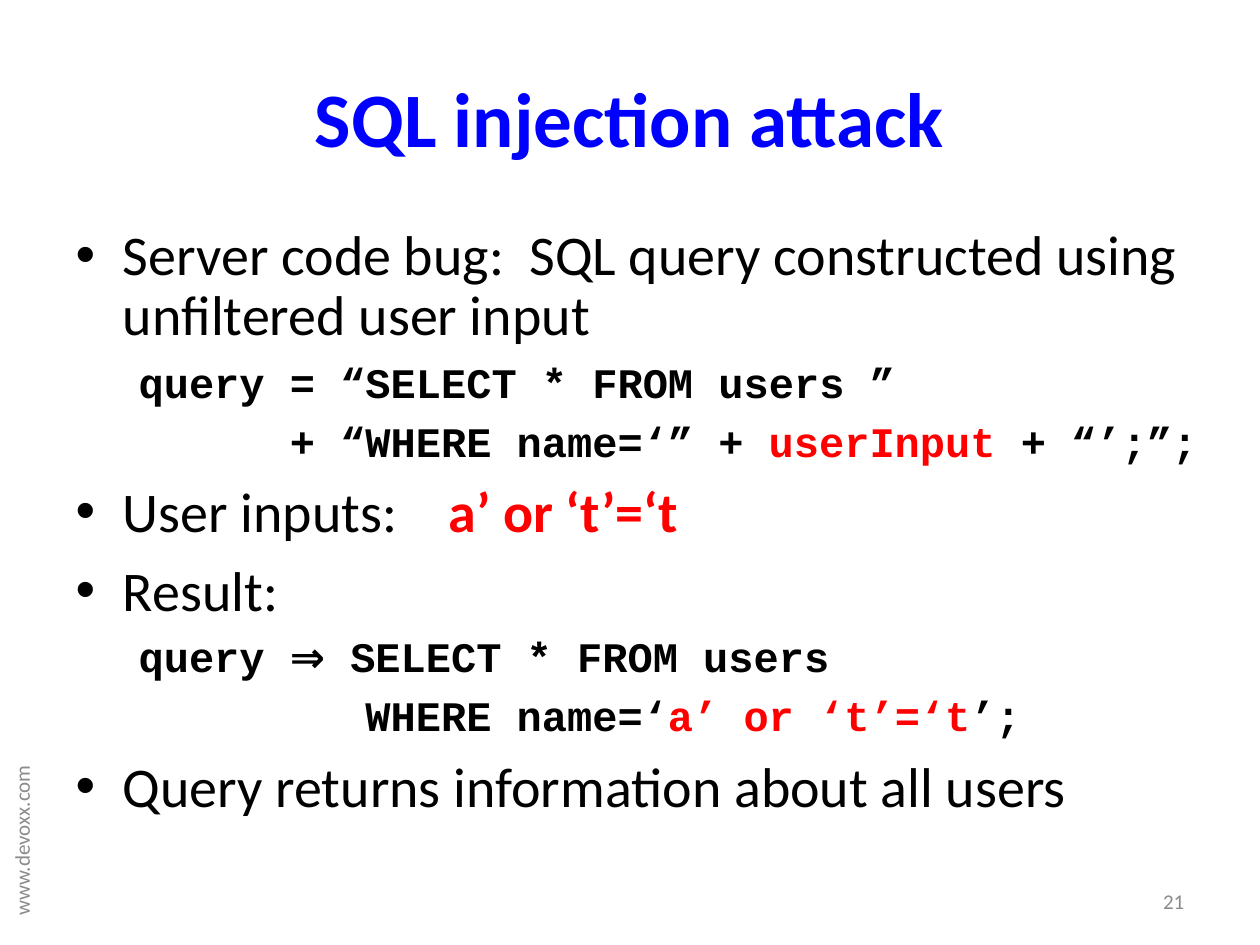
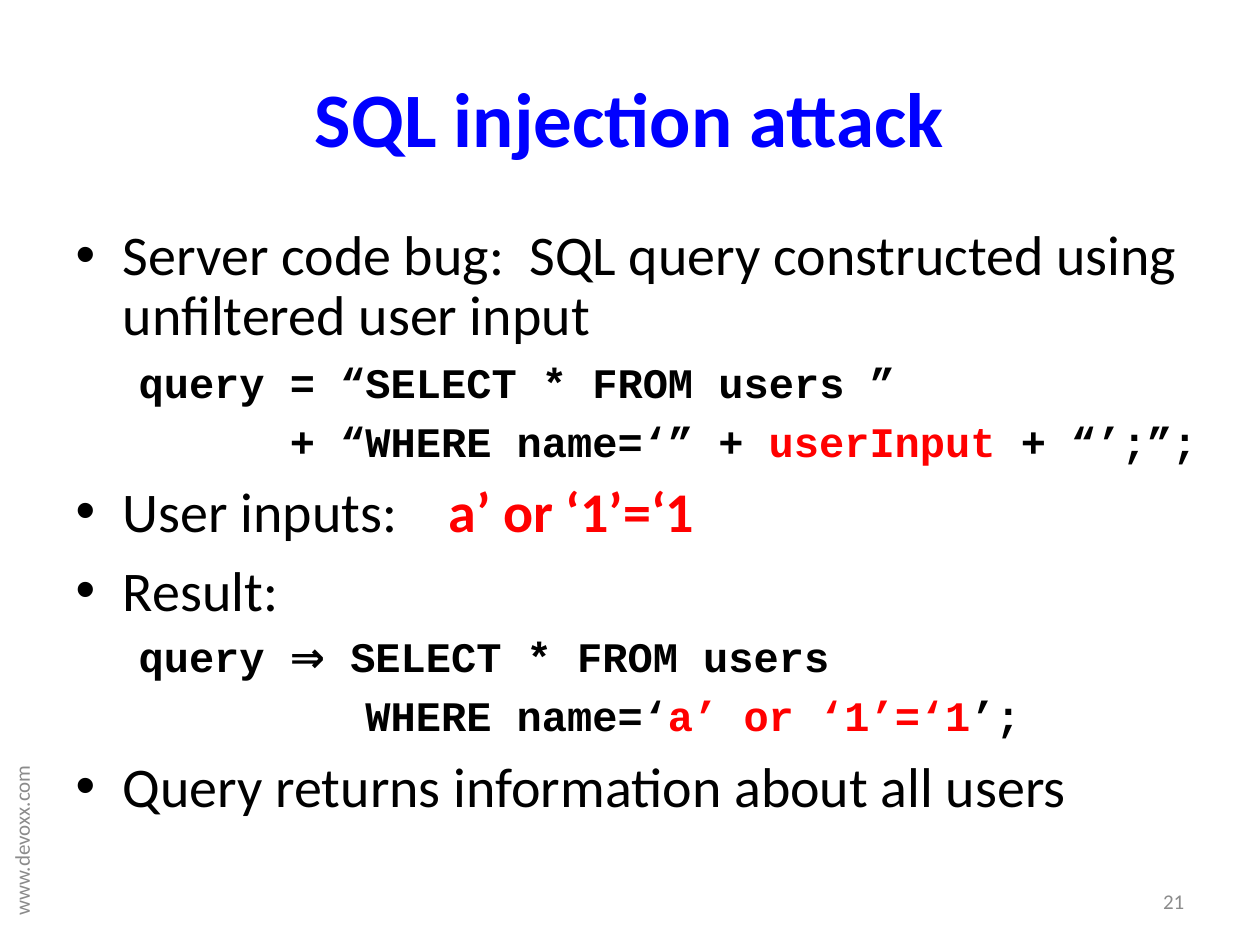
Before and after one commit to reprogrammer/checker-framework, a slide deck: slide 21 of demos/nonnull-interned-demo/checkers-demo-200911-devoxx.pptx. Drawn at 1260x945 pixels with LibreOffice and Linux fonts; fonts in the diff are those of the drawing. Boxes give left, top, right and bottom in pixels: in the first picture for what was removed or moved away, otherwise in the second. Text is boxed around its words. In the diff, an @@ line names an element or a change of style, - is before the commit and + after.

```diff
--- a/demos/nonnull-interned-demo/checkers-demo-200911-devoxx.pptx
+++ b/demos/nonnull-interned-demo/checkers-demo-200911-devoxx.pptx
@@ text at <box>123,491,694,541</box>: text changed @@
-• User inputs: a’ or ‘t’=‘t
+• User inputs: a’ or ‘1’=‘1
@@ text at <box>365,700,1021,739</box>: text changed @@
-  WHERE name=‘a’ or ‘t’=‘t’;
+  WHERE name=‘a’ or ‘1’=‘1’;
```
Also in this commit, not shown: 9 other slides changed.
